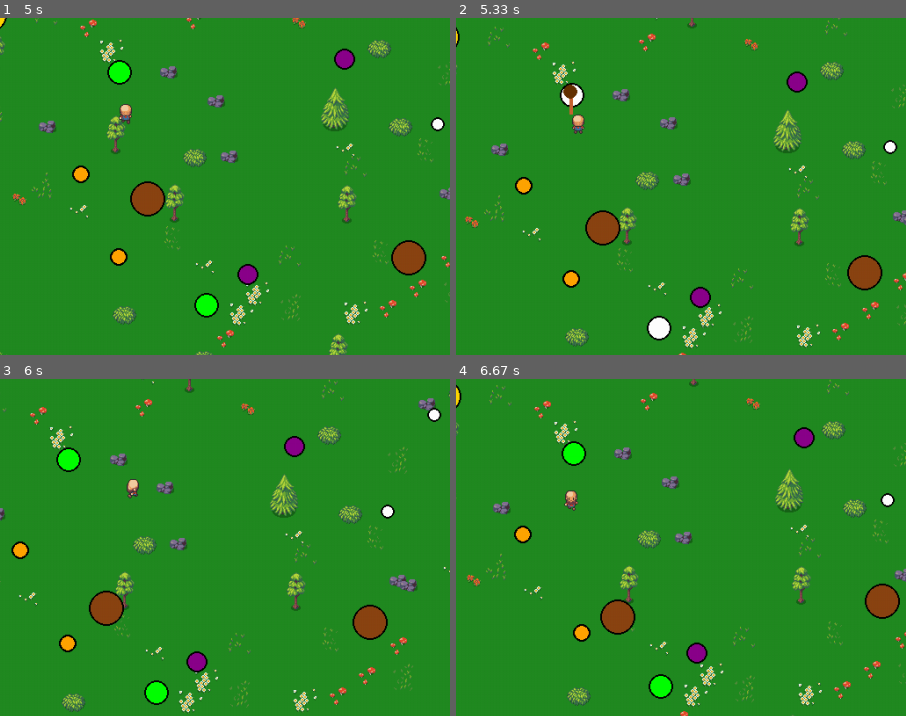
Above: before the commit, frames 1-4 (two rows, left to right).
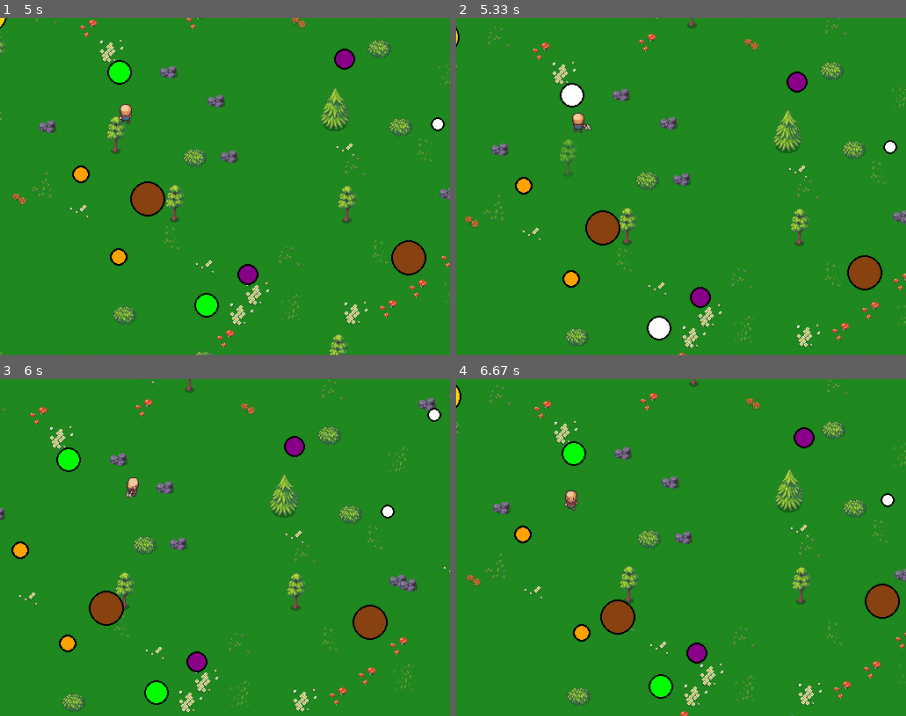
Above: after the commit, the same moments.

Repository: prank2106/pygame_workshop
Game: pygame game, started from launch_game.py
Two runs of this game, one before a commit and one after it. Both use one fixed random seed, a clock stepped at 60 frames per second and the inputs below.
Inputs:
- Up to frame 1 (5 s): type "1 (at the terminal prompt)" at 0 s; type "1 (at the terminal prompt)" at 0 s; tap Enter at 0.33 s; hold Left 0.67-1.2 s; hold Down 1.23-1.53 s; hold Left 1.57-1.97 s; hold Up 2-2.37 s; hold Right 2.4-3.03 s; tap Space at 3.07 s; hold Down 3.4-3.77 s; hold Left 3.8-4.27 s; hold Right 4.3-4.77 s; hold Up from 4.8 s (still down)
- Up to frame 2 (5.33 s): release Up at 5.1 s; tap Space at 5.13 s
- Up to frame 3 (6 s): hold Right 5.47-5.93 s; tap Space at 5.53, 5.83 s; hold Left from 5.97 s (still down)
- Up to frame 4 (6.67 s): tap Space at 6.03, 6.33, 6.6 s; release Left at 6.5 s; hold Down from 6.53 s (still down)
The pictures show only the part of the screen within x 36-86%, y 33-83%; the shares and areas given below are measured in that part.

Frame 1 is identical in both runs. In frame 2, 0.5% of the frame differs, in the area x 22-31%, y 19-47%; in frame 3, 0.1%; in frame 4, nothing differs.

Commit message:
added chop animation, varning msg for not having better axe for bigger tree

Diff:
--- a/player.py
+++ b/player.py
@@ -17,6 +17,13 @@
         self.animation_timer = 0
         self.animation_index = 0
 
+        # Sekací animace
+        self.chop_sheet = pygame.image.load("assets/lumberjack_chop.png").convert_alpha()
+        self.chop_frame_width = self.chop_sheet.get_width() // 15
+        self.chop_frame_height = self.chop_sheet.get_height() // 3
+        self.chop_index = 0
+        self.chop_timer = 0
+        self.is_chopping = False
 
         # Herní statistiky
         self.health = 100
@@ -40,6 +47,10 @@
         self.chopping_animation = 0
         self.damage_flash = 0
         self.last_direction = Vector2(0, -1)  # Poslední směr pohybu
+
+        # Hlášky pro hráče
+        self.message = ""
+        self.message_timer = 0.0
 
         # Časovače
         self.energy_regen_timer = 0
@@ -109,11 +120,16 @@
             self.energy = min(self.max_energy, self.energy + 5)
             self.energy_regen_timer = 0
 
-        # Snížení animačních časovačů
-        if self.chopping_animation > 0:
-            self.chopping_animation -= dt
-        if self.damage_flash > 0:
-            self.damage_flash -= dt
+        # Spuštěná sekací animace
+        if self.is_chopping:
+            self.chop_timer += dt
+            if self.chop_timer >= 0.05:  # další frame každých 0.05s
+                self.chop_index += 1
+                self.chop_timer = 0
+                if self.chop_index >= 15:
+                    self.is_chopping = False  # konec animace
+                    self.chop_index = 0
+
 
         # Snížení cooldownů
         if self.catch_cooldown > 0:
@@ -124,6 +140,12 @@
             self.protection_timer -= dt
             if self.protection_timer <= 0:
                 self.has_protection = False
+
+        # Časovač zprávy
+        if self.message_timer > 0:
+            self.message_timer -= dt
+            if self.message_timer <= 0:
+                self.message = ""
 
         # Animace chůze
         if self.velocity.magnitude() > 0:
@@ -134,6 +156,10 @@
         else:
             self.animation_index = 0  # reset na první snímek při stání
 
+    def show_message(self, text, duration=2.0):
+            """Zobrazí dočasnou zprávu hráči"""
+            self.message = text
+            self.message_timer = duration
 
     def try_chop_tree(self, trees):
         """Pokus o pokácení stromu"""
@@ -151,6 +177,11 @@
                 closest_distance = distance
 
         if closest_tree:
+            # Zákaz sekání velkého stromu bez lepší sekery
+            if closest_tree.tree_type == "big" and not self.has_better_axe:
+                self.show_message("Tento strom je příliš silný pro obyčejnou sekeru!")
+                return False
+
             # OPRAVA: Aplikace efektu lepší sekery
             if self.has_better_axe:
                 damage = 35  # Více poškození s lepší sekerou
@@ -160,7 +191,10 @@
                 self.energy -= 10  # Standardní spotřeba energie
 
             closest_tree.health -= damage
-            self.chopping_animation = 0.5  # Animace sekání
+            self.is_chopping = True
+            self.chop_index = 0
+            self.chop_timer = 0
+
 
             # Pokácení stromu
             if closest_tree.health <= 0:
@@ -171,10 +205,32 @@
                     wood_gained = 5
 
                 self.wood += wood_gained
-                trees.remove(closest_tree)
+                closest_tree.dying = True
+                closest_tree.death_timer = 0.4  # např. 0.4 sekundy zpoždění
+
                 return True
 
         return False
+
+    def get_chop_frame(self):
+        if self.last_direction.y < 0:
+            row = 0  # nahoru
+        elif self.last_direction.x > 0:
+            row = 1  # doprava
+        elif self.last_direction.x < 0:
+            row = 1  # zrcadleně doleva
+        else:
+            row = 2  # dolů jako výchozí
+
+        col = self.chop_index % 15
+        frame_rect = pygame.Rect(col * self.chop_frame_width, row * self.chop_frame_height,
+                                self.chop_frame_width, self.chop_frame_height)
+        frame = self.chop_sheet.subsurface(frame_rect)
+
+        if self.last_direction.x < 0:
+            frame = pygame.transform.flip(frame, True, False)
+
+        return frame
 
     def try_catch_goblin(self, goblins):
         """OPRAVA: Pokus o chytání goblina"""
@@ -300,11 +356,18 @@
             print("Získal jsi ochranu! Poloviční poškození na 60 sekund.")
 
     def render(self, screen, camera_x, camera_y):
-        """Vykreslení hráče"""
-        screen_x = int(self.position.x - camera_x - self.frame_width // 2)
-        screen_y = int(self.position.y - camera_y - self.frame_height // 2)
-
-        frame = self.get_current_frame()
+        if self.is_chopping:
+            frame = self.get_chop_frame()
+            frame_width = self.chop_frame_width
+            frame_height = self.chop_frame_height
+        else:
+            frame = self.get_current_frame()
+            frame_width = self.frame_width
+            frame_height = self.frame_height
+
+        screen_x = int(self.position.x - camera_x - frame_width // 2)
+        screen_y = int(self.position.y - camera_y - frame_height // 2)
+
         screen.blit(frame, (screen_x, screen_y))
 
         # Barva hráče (červená při poškození)
@@ -324,3 +387,9 @@
             axe_color = (200, 100, 50) if not self.has_better_axe else (150, 75, 0)
             pygame.draw.line(screen, axe_color, (screen_x, screen_y), (axe_x, axe_y), 4)
             pygame.draw.circle(screen, (100, 50, 0), (axe_x, axe_y), 8)
+                # Zobrazení zprávy hráči (např. "strom je moc silný")
+        if self.message:
+            font = pygame.font.SysFont("arial", 18)
+            text_surf = font.render(self.message, True, (255, 255, 255))
+            text_rect = text_surf.get_rect(center=(screen.get_width() // 2, 40))
+            screen.blit(text_surf, text_rect)
--- a/world.py
+++ b/world.py
@@ -14,19 +14,36 @@
         else:  # big tree
             self.image = pygame.image.load("assets/tree_big.png").convert_alpha()
 
+
+        self.dying = False
+        self.death_timer = 0.0
+
         self.rect = self.image.get_rect(center=(x, y))
         self.max_health = 25 if tree_type == "small" else 75
         self.health = self.max_health
         self.sway_offset = random.uniform(0, 2 * math.pi)  # Pro animaci kývání
 
     def update(self, dt):
-        """Aktualizace stromu (animace kývání)"""
-        pass
+        """Aktualizace stromu (animace pokácení)"""
+
+        if self.dying:
+            self.death_timer -= dt
+
 
     def render(self, screen, camera_x, camera_y):
         screen_x = int(self.position.x - camera_x)
         screen_y = int(self.position.y - camera_y)
-        screen.blit(self.image, self.image.get_rect(center=(screen_x, screen_y)))
+        # Vytvoříme kopii obrázku pro úpravu průhlednosti
+        image = self.image.copy()
+
+        if self.dying:
+            # Vypočítáme poměr zbývajícího času
+            ratio = max(0, self.death_timer / 0.4)  # 0.4 je výchozí doba zániku
+            alpha = int(255 * ratio)
+            image.set_alpha(alpha)
+
+        screen.blit(image, image.get_rect(center=(screen_x, screen_y)))
+
 
 
 class Bush:
@@ -255,8 +272,10 @@
     def update(self, dt):
         """Aktualizace herního světa"""
         # Aktualizace stromů
-        for tree in self.trees:
+        for tree in self.trees[:]:  # kopie seznamu, protože můžeme mazat
             tree.update(dt)
+            if tree.dying and tree.death_timer <= 0:
+                self.trees.remove(tree)
 
         # Možné regenerování stromů
         if random.random() < 0.001:  # 0.1% šance každý frame
Binary file added: assets/lumberjack_chop.png
